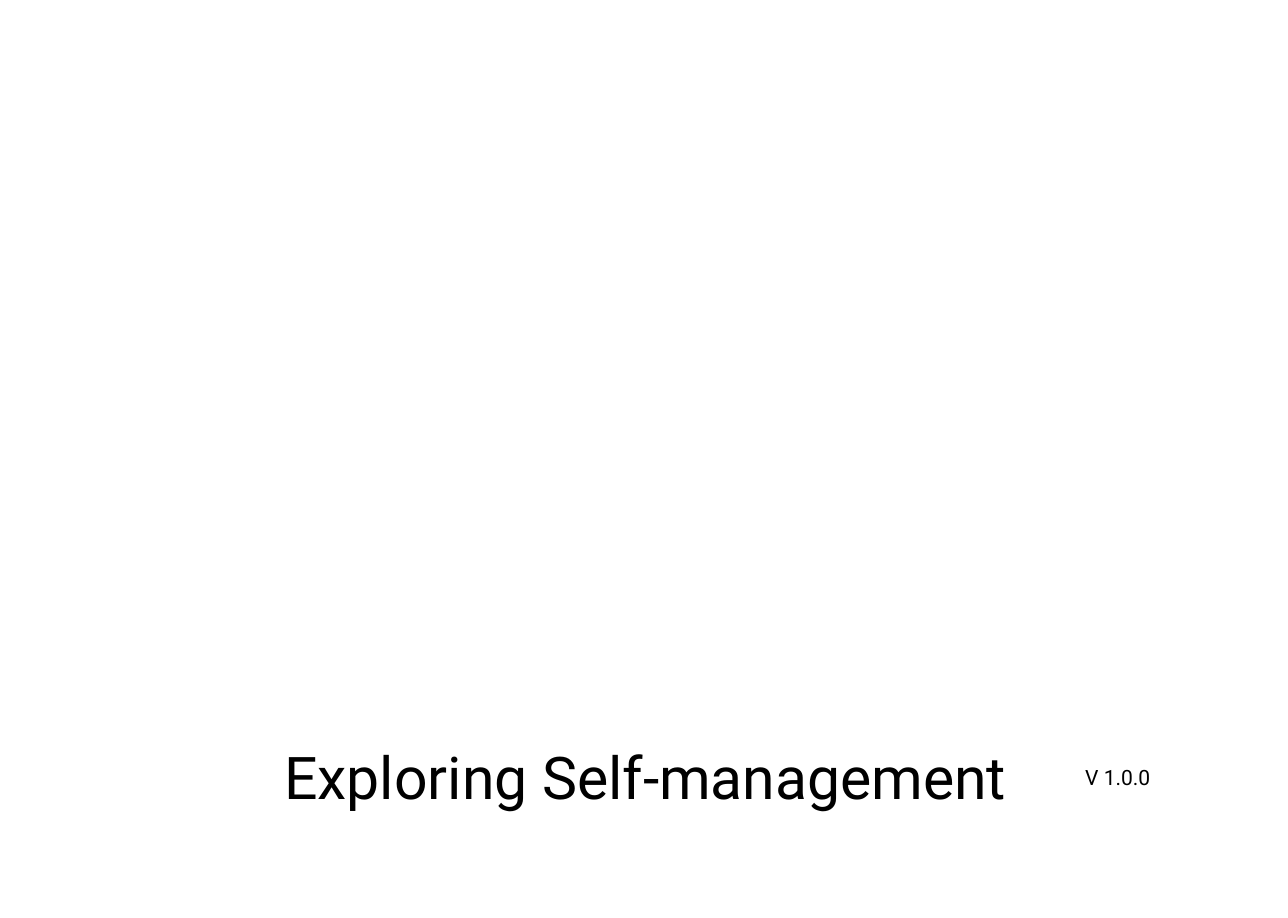
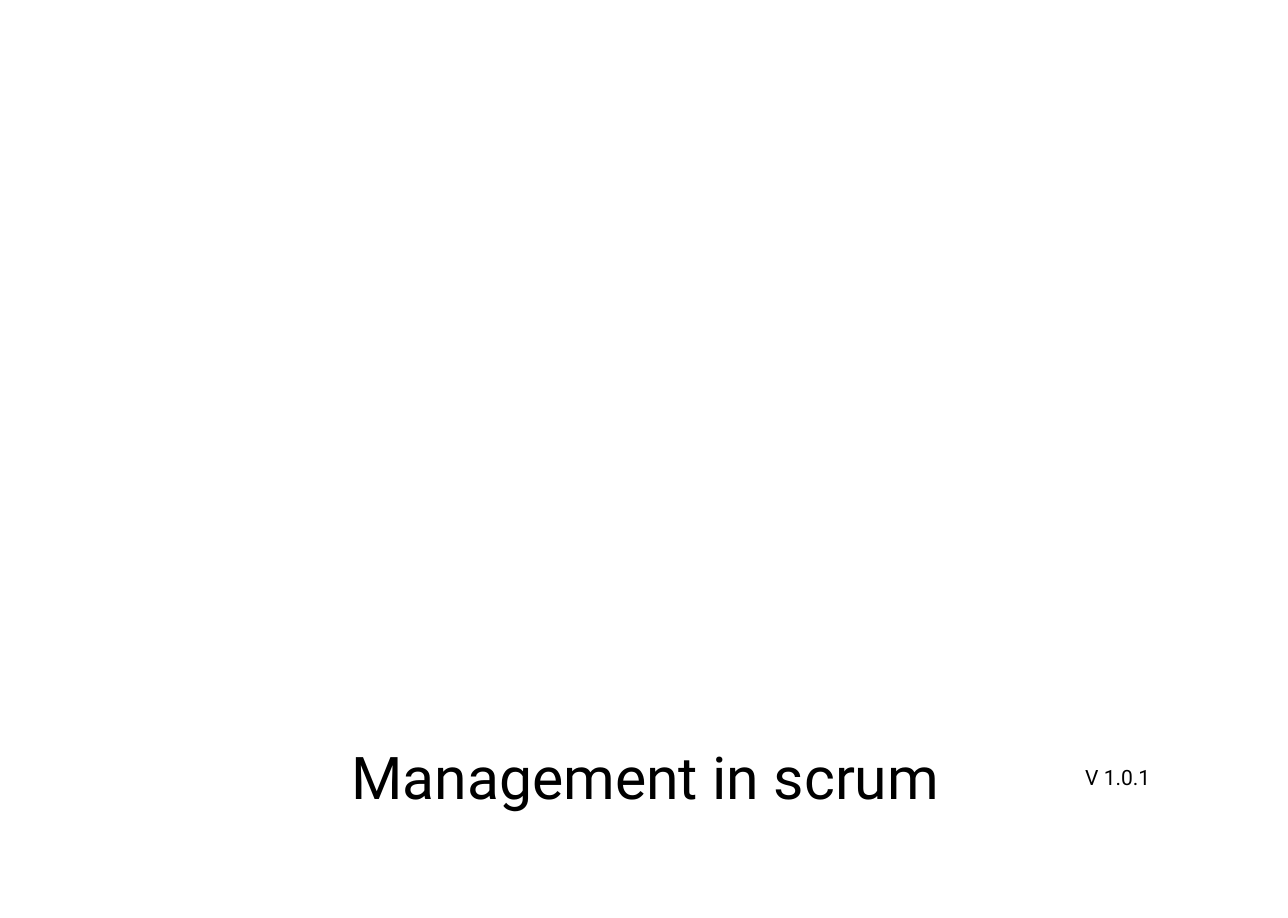
Before and after one commit to ScrumFacilitators/Exploring-Self-Management, a slide deck: slide 14 of Exploring Self-Management.pptx. Drawn at 1288x918 pixels with LibreOffice and Linux fonts; fonts in the diff are those of the drawing; background and template pictures are left out. Boxes give left, top, right and bottom in pixels: in the first picture for what was removed or moved away, otherwise in the second. Text is boxed around its words. In the diff, an @@ line names an element or a change of style, - is before the commit and + after.

```diff
--- a/Exploring Self-Management.pptx
+++ b/Exploring Self-Management.pptx
@@ text at [351, 756, 939, 812]: text changed @@
-Exploring Self-management
+Management in scrum
@@ text at [1085, 770, 1150, 786]: text changed @@
-V 1.0.0
+V 1.0.1
```
Also in this commit, not shown: 53 other slides changed, 1 slide added, 1 slide removed, 1 other file.
